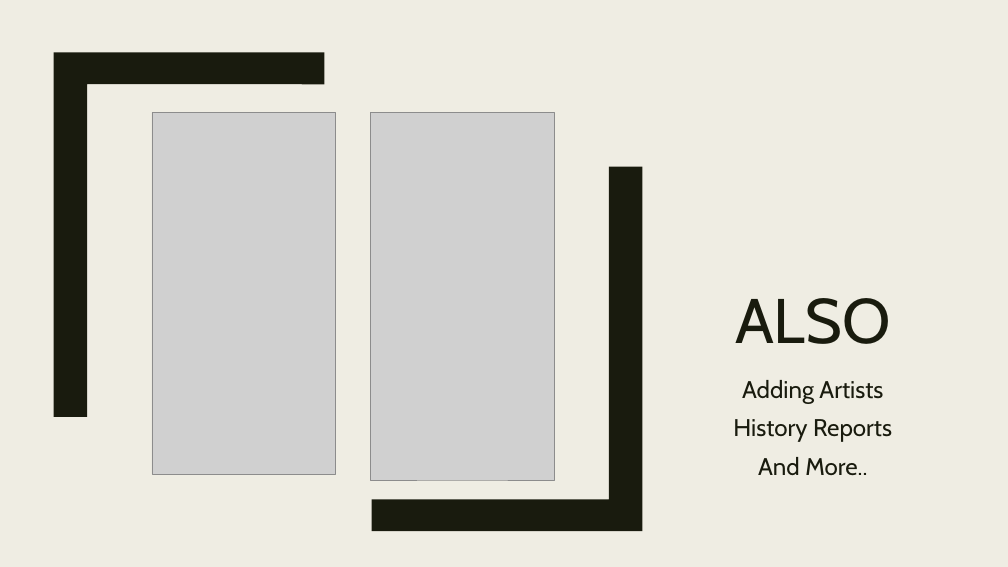
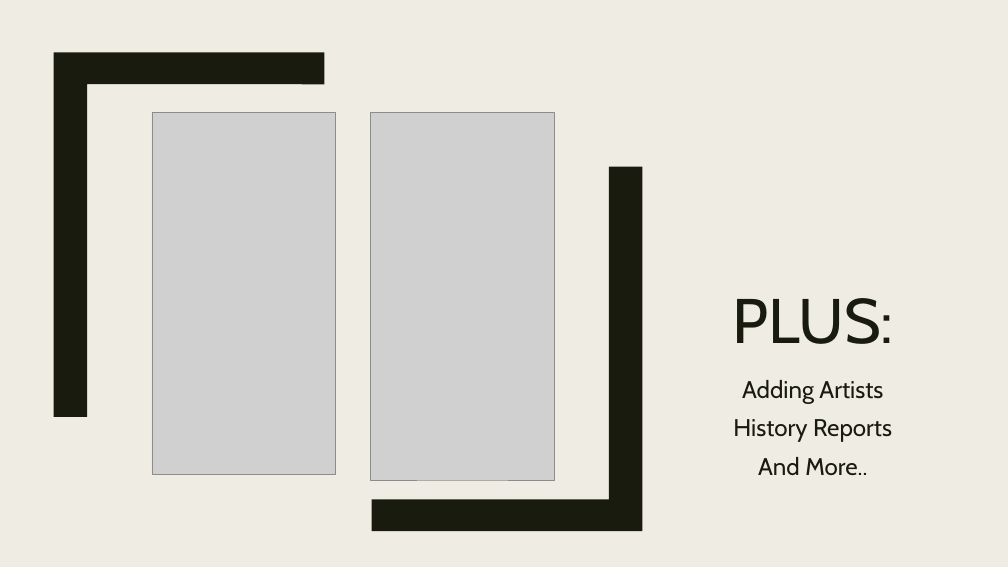
Before and after one commit to itamar659/Final-Project, a slide deck: slide 10 of App - Sadna.pptx. Drawn at 1008x567 pixels with LibreOffice and Linux fonts; fonts in the diff are those of the drawing; grey boxes stand for pictures. Boxes give left, top, right and bottom in pixels: in the first picture for what was removed or moved away, otherwise in the second. Text is boxed around its words. In the diff, an @@ line names an element or a change of style, - is before the commit and + after.

```diff
--- a/App - Sadna.pptx
+++ b/App - Sadna.pptx
@@ title at [732,298,894,344]: text changed @@
-ALSO
+PLUS:
```
Also in this commit, not shown: 11 other slides changed, 5 slides added, 1 slide removed, 1 other file.
